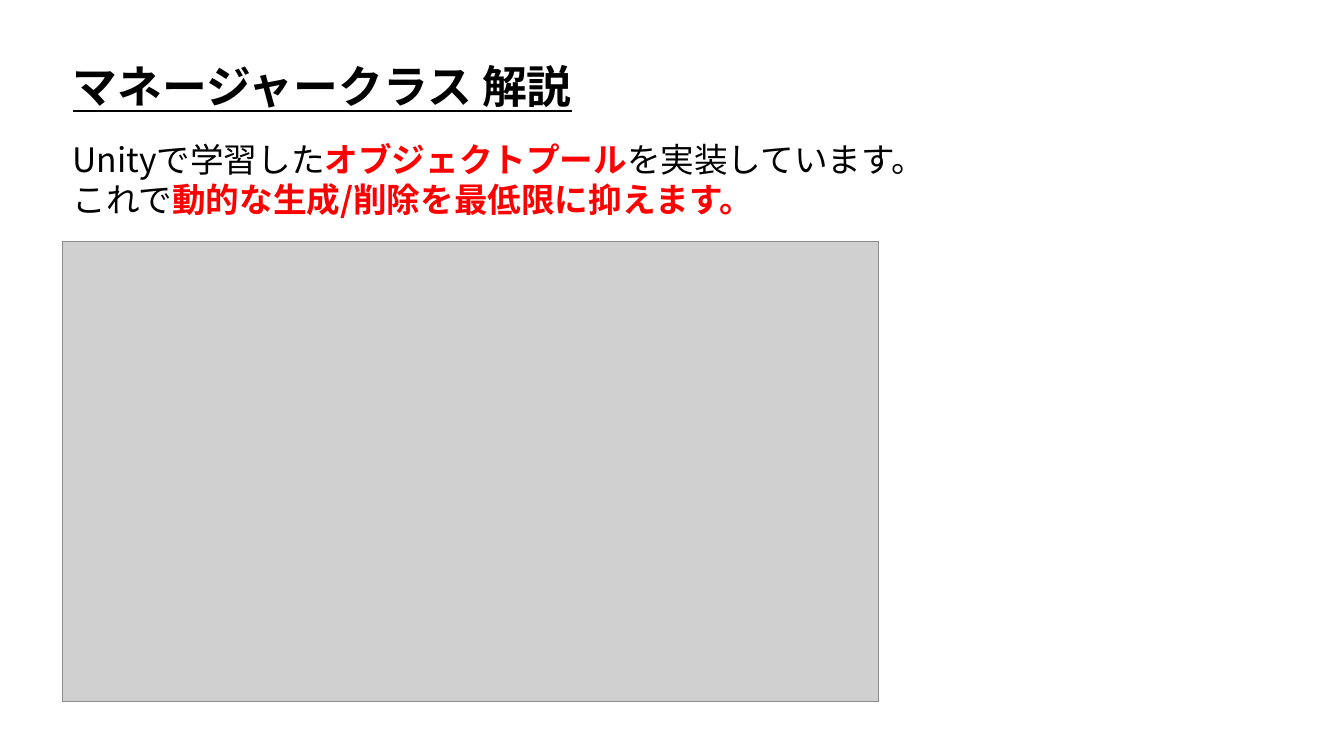
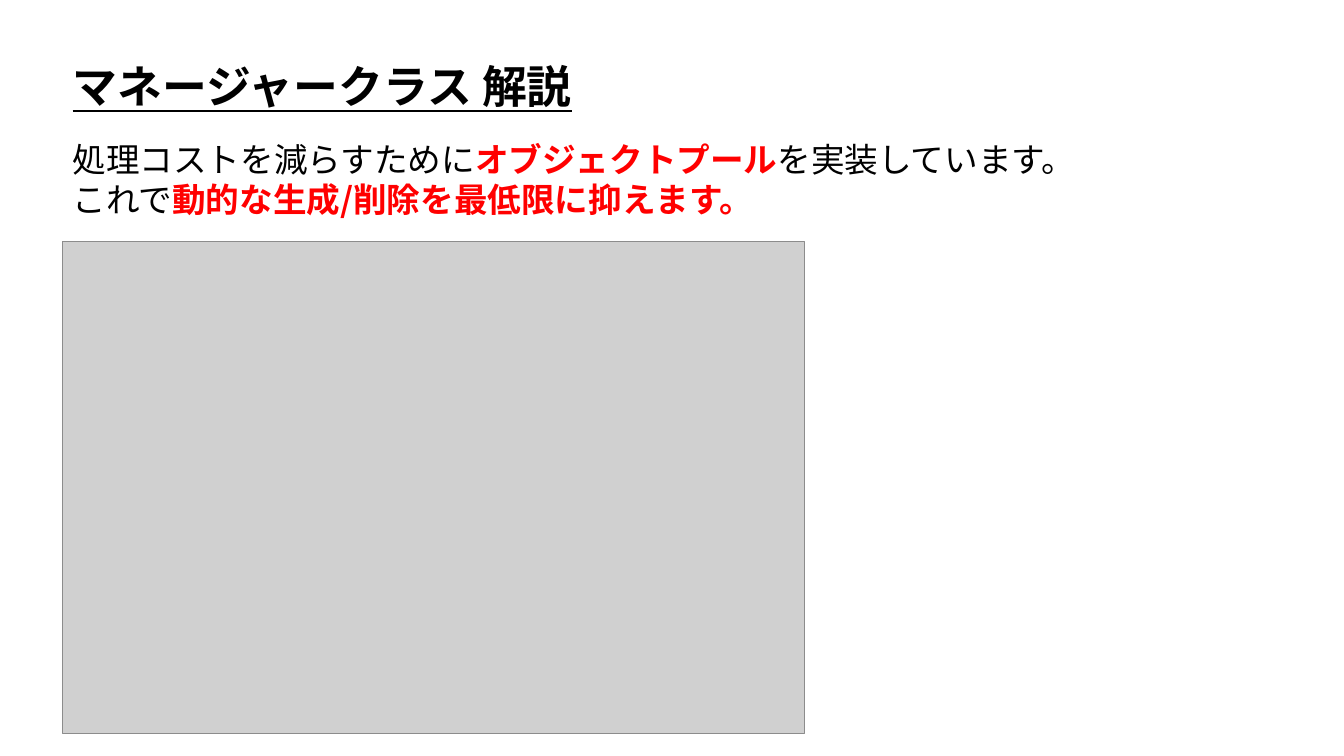
Before and after one commit to ArakiYusuke-Ohara/Textbook, a slide deck: slide 5 of ゲーム科3年/00_前期/ゲームエンジンⅤ/10_マネージャークラス.pptx (slide 6 before the commit). Drawn at 1344x756 pixels with LibreOffice and Linux fonts; fonts in the diff are those of the drawing; grey boxes stand for pictures. Boxes give left, top, right and bottom in pixels: in the first picture for what was removed or moved away, otherwise in the second. Text is boxed around its words. In the diff, an @@ line names an element or a change of style, - is before the commit and + after.

```diff
--- a/ゲーム科3年/00_前期/ゲームエンジンⅤ/10_マネージャークラス.pptx
+++ b/ゲーム科3年/00_前期/ゲームエンジンⅤ/10_マネージャークラス.pptx
@@ text at (x1=73, y1=143, x2=1076, y2=175): text changed @@
-Unityで学習したオブジェクトプールを実装しています。
+処理コストを減らすためにオブジェクトプールを実装しています。
@@ picture resized from (x1=63, y1=241, x2=878, y2=702) to (x1=63, y1=241, x2=805, y2=733) @@
```
Also in this commit, not shown: 4 other slides changed, 2 slides added, 2 slides removed, 8 other files.
